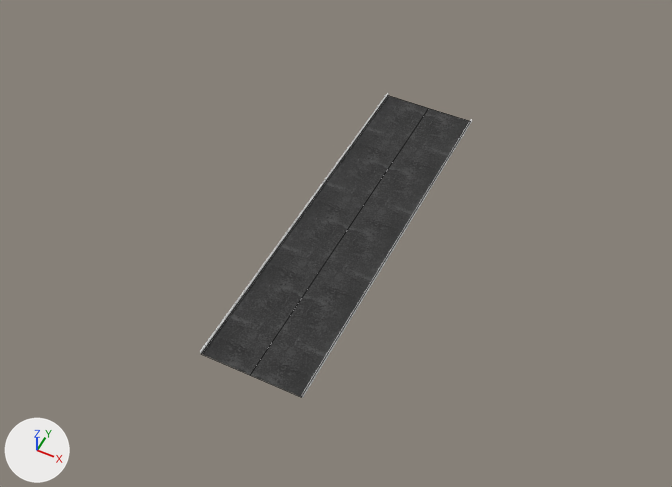
Two versions of the OBJ model mdl/scene/rd.obj, one commit apart.
Camera for both pictures: a 50 mm camera at (27.0, -57.4, 68.1) aimed at (0.3, -3.9, 1.3). Lighting does not change. The marker at lower left points along +X, +Y and +Z. Mesh edges are drawn as thin lines on the coarser meshes. Where no turn or scale is listed for an object, it has been applied to the vertices.

The first picture shows 'Cube_Cube.001', 'Plane'.
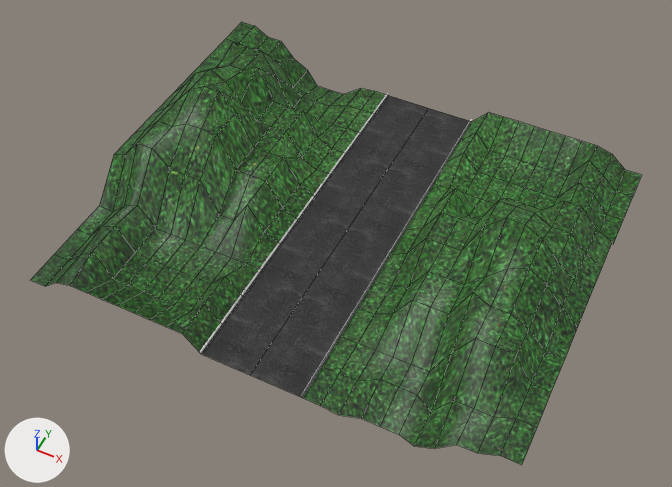
Location of each change, [x1, y1, x2, y2] in pixels of the pictures (672 x 487 px):
'Plane.002_Plane.005', added (green): after [303, 112, 641, 465]
'Plane.001_Plane.004', added (green): after [31, 22, 386, 352]

The change, as a diff of the scene's bpy script:
```diff
--- a/mdl/scene/rd.obj.py
+++ b/mdl/scene/rd.obj.py
@@ img_grs_png @@
+img_grs_png = load_image('grs.png', 'grs.png', 1024, 1024, 'sRGB')
@@ mat_grs @@
+mat_grs = principled_material('grs')
+mat_grs.texture = img_grs_png
@@ me_plane_002_plane_005 @@
+me_plane_002_plane_005.from_pydata(...)  # 144 vertices, 121 faces; spans x 5.1..24.1, y -20.0..20.0, z -1.0..10.0
+me_plane_002_plane_005.materials.append(mat_grs)  # picture img_grs_png
@@ me_plane_001_plane_004 @@
+me_plane_001_plane_004.from_pydata(...)  # 144 vertices, 121 faces; spans x -24.0..-5.0, y -20.0..20.0, z -1.0..10.0
+me_plane_001_plane_004.materials.append(mat_grs)  # picture img_grs_png
@@ ob_plane_002_plane_005 @@
+ob_plane_002_plane_005 = bpy.data.objects.new('Plane.002_Plane.005', me_plane_002_plane_005)
+ob_plane_002_plane_005.location = (0.0, 0.0, 0.0)
@@ ob_plane_001_plane_004 @@
+ob_plane_001_plane_004 = bpy.data.objects.new('Plane.001_Plane.004', me_plane_001_plane_004)
+ob_plane_001_plane_004.location = (0.0, 0.0, 0.0)
```
